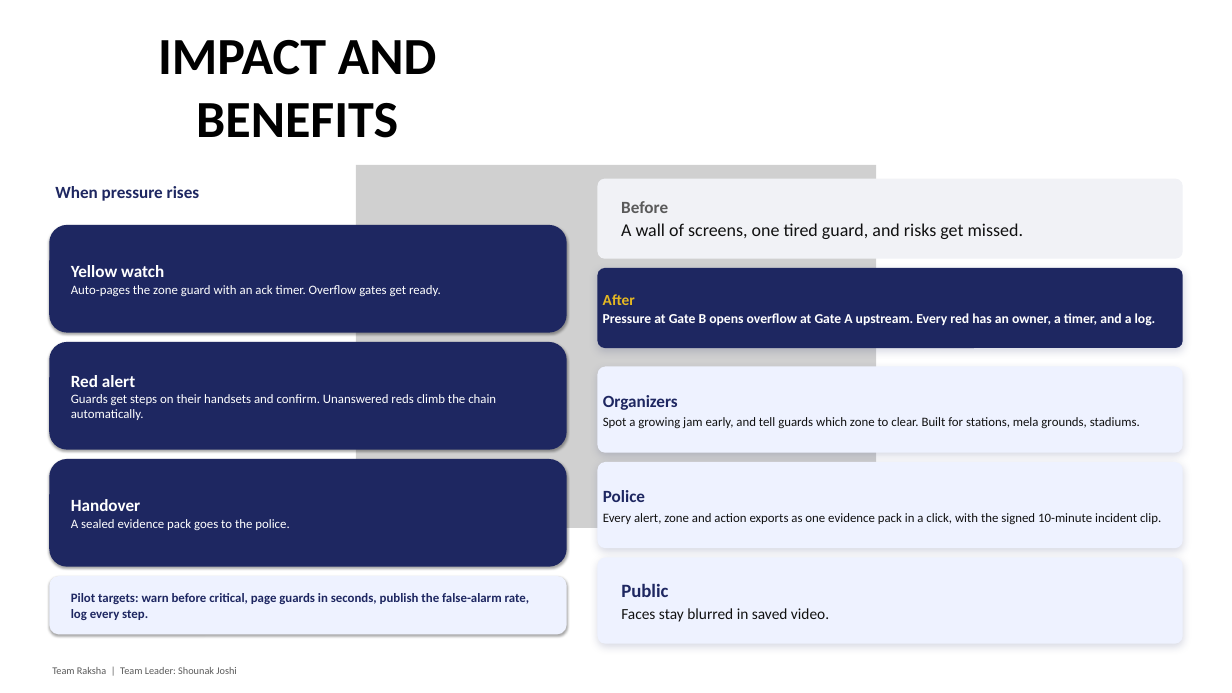
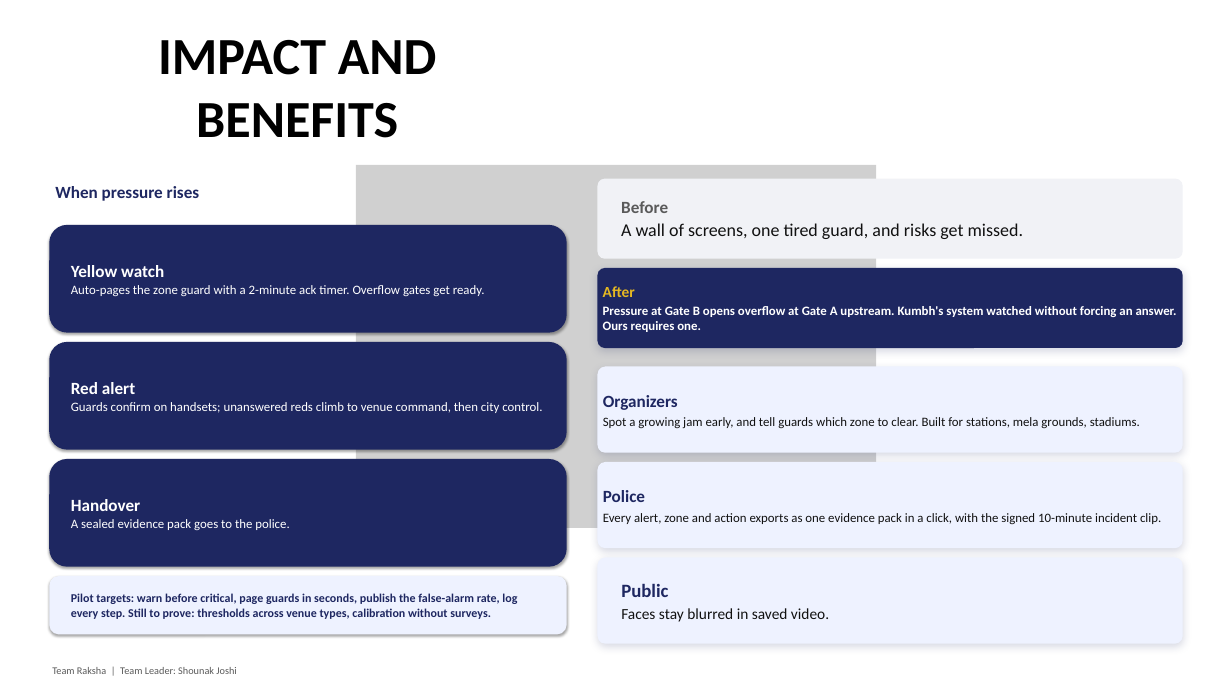
Before and after one commit to shounakjoshi88-a11y/raksha-crowd-safety-hackathon, a slide deck: slide 5 of deck/Raksha_Hackathon2026_Simplified.pptx. Drawn at 1232x693 pixels with LibreOffice and Linux fonts; fonts in the diff are those of the drawing; grey boxes stand for pictures. Boxes give left, top, right and bottom in pixels: in the first picture for what was removed or moved away, otherwise in the second. Text is boxed around its words. In the diff, an @@ line names an element or a change of style, - is before the commit and + after.

Commit message:
fix: idea-stage honesty - prior-art framing, escalation tiers, unit-clean pressure, cost, status

```diff
--- a/deck/Raksha_Hackathon2026_Simplified.pptx
+++ b/deck/Raksha_Hackathon2026_Simplified.pptx
@@ text at (71, 285, 485, 296): text changed @@
-Auto-pages the zone guard with an ack timer. Overflow gates get ready.
+Auto-pages the zone guard with a 2-minute ack timer. Overflow gates get ready.
@@ text in rounded rectangle at (603, 306, 1177, 332): text changed; size 16 to 15 pt @@
-Pressure at Gate B opens overflow at Gate A upstream. Every red has an owner, a timer, and a log.
+Pressure at Gate B opens overflow at Gate A upstream. Kumbh's system watched without forcing an answer. Ours requires one.
@@ text at (71, 402, 542, 413): text changed @@
-Guards get steps on their handsets and confirm. Unanswered reds climb the chain automatically.
+Guards confirm on handsets; unanswered reds climb to venue command, then city control.
@@ text at (71, 593, 517, 619): text changed; size 15 to 14 pt @@
-Pilot targets: warn before critical, page guards in seconds, publish the false-alarm rate, log every step.
+Pilot targets: warn before critical, page guards in seconds, publish the false-alarm rate, log every step. Still to prove: thresholds across venue types, calibration without surveys.
```
Also in this commit, not shown: 3 other slides changed, 3 other files.
